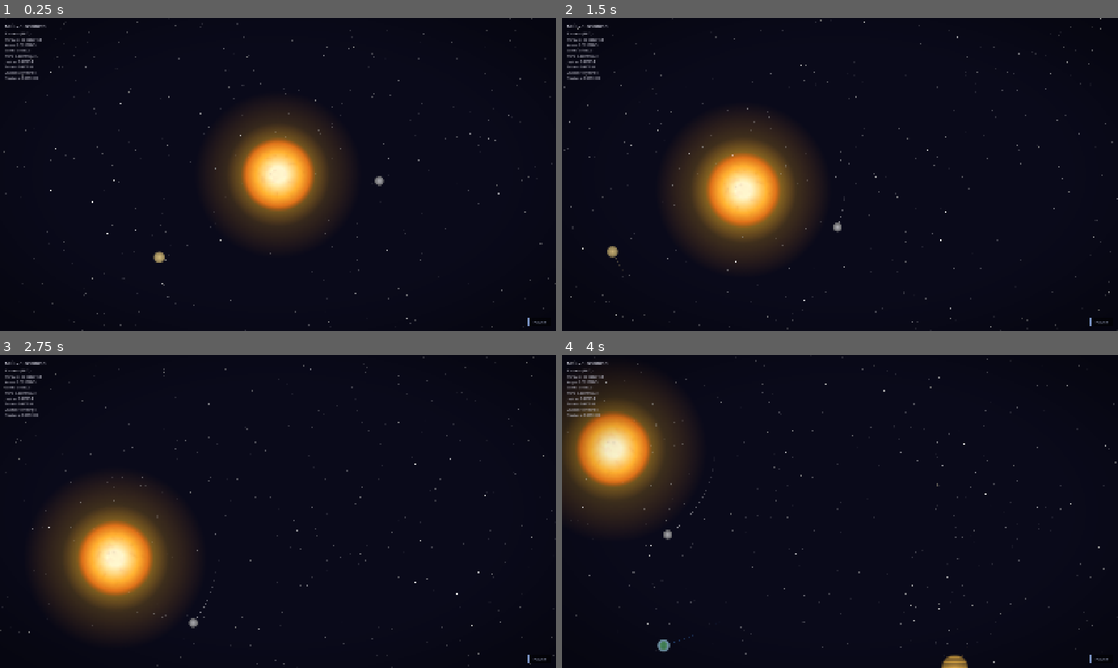
Above: before the commit, frames 1-4 (two rows, left to right).
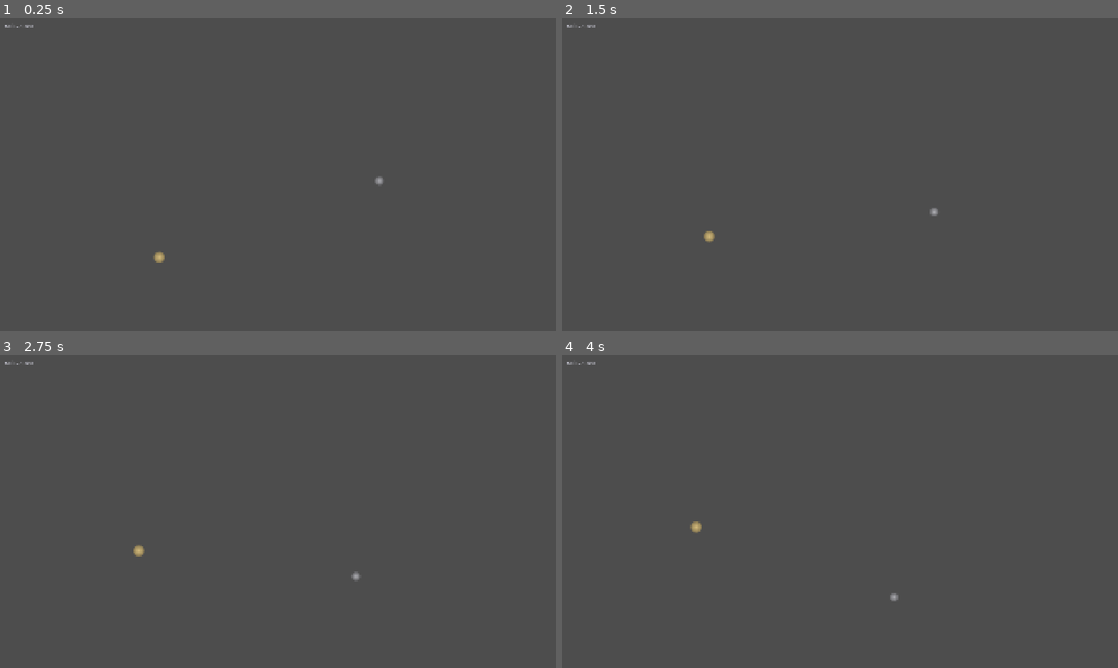
Above: after the commit, the same moments.

Repository: avantgardian/godot-space-idle
Game: Godot game, scene res://scenes/main.tscn
Same seed, same stepped clock (60 frames per second), same inputs: the game is played once before the commit and once after it.
Inputs (mouse positions are in pixels of both pictures, inside the frame that each line leads up to):
- Up to frame 1 (0.25 s): no input
- Up to frame 2 (1.5 s): tap Enter at 0.5 s; move the mouse to (962, 158) at 0.52 s; hold Right (ui_right) 0.53-1.25 s; tap L at 0.6 s; click (962, 158) at 0.67 s; drag from (728, 190) to (812, 237) at 1.27 s
- Up to frame 3 (2.75 s): move the mouse to (333, 442) at 2.02 s; hold Right (ui_right) from 2.03 s (still down); tap L at 2.1 s
- Up to frame 4 (4 s): release Right (ui_right) at 2.75 s; drag from (812, 574) to (673, 464) at 2.77 s; move the mouse to (1006, 558) at 3.52 s; hold Left (ui_left) from 3.53 s (still down); tap L at 3.6 s

The runs differ from the first frame. In frame 1, 100% of the frame differs, in the area x 0-100%, y 0-100%; in frame 2, 100%; in frame 3, 100%; in frame 4, 100%.
Error after the commit: Parse Error: Cannot infer the type of "t" variable because the value doesn't have a set type. (res://scripts/main.gd:666)

Commit message:
Add event log: collision messages in bottom-left corner with 60s fade-out

Diff:
--- a/scripts/main.gd
+++ b/scripts/main.gd
@@ -79,6 +79,7 @@
 	_setup_planet_mass_ui()
 	_setup_pause_button()
 	_setup_post_process()
+	_setup_event_log()
 
 func _setup_pause_button():
 	var btn := Button.new()
@@ -180,6 +181,33 @@
 func _trigger_impact_effects():
 	_ca_impact = min(_ca_impact + 0.008, 0.015)
 	_shake_intensity = min(_shake_intensity + 12.5, 40.0)
+
+func _setup_event_log():
+	var log := VBoxContainer.new()
+	log.name = "EventLog"
+	log.position = Vector2(16, SCREEN_SIZE.y - 300)
+	log.add_theme_constant_override("separation", 2)
+	$UI.add_child(log)
+
+func _body_name(body: Node2D) -> String:
+	var idx := _find_planet_idx(body)
+	return PLANET_NAMES[idx] if idx >= 0 else "Asteroid"
+
+func _log_event(msg: String):
+	var log := $UI.get_node_or_null("EventLog") as VBoxContainer
+	if not log:
+		return
+	var lbl := Label.new()
+	lbl.text = msg
+	lbl.add_theme_font_size_override("font_size", 11)
+	lbl.add_theme_color_override("font_color", Color(0.7, 0.75, 0.85, 1.0))
+	log.add_child(lbl)
+	log.move_child(lbl, 0)
+	_event_log_entries.append({ label = lbl, age = 0.0 })
+	while _event_log_entries.size() > MAX_LOG_ENTRIES:
+		var oldest := _event_log_entries[0]
+		_event_log_entries.remove_at(0)
+		oldest.label.queue_free()
 
 func _show_planet_popup(planet_node: Node2D):
 	_hide_planet_popup()
@@ -482,6 +510,9 @@
 var _post_process_mat: ShaderMaterial
 var _ca_impact: float = 0.0
 var _shake_intensity: float = 0.0
+var _event_log_entries: Array[Dictionary] = []
+const EVENT_LOG_DURATION := 60.0
+const MAX_LOG_ENTRIES := 30
 
 func _setup_camera():
 	var camera := $Camera2D as Camera2D
@@ -629,6 +660,16 @@
 		_shake_intensity = max(_shake_intensity - 15.0 * delta, 0.0)
 		camera.position += Vector2(randf_range(-1.0, 1.0), randf_range(-1.0, 1.0)) * _shake_intensity
 
+	for i in range(_event_log_entries.size() - 1, -1, -1):
+		var entry := _event_log_entries[i]
+		entry.age += delta
+		var t := entry.age / EVENT_LOG_DURATION
+		if t >= 1.0:
+			entry.label.queue_free()
+			_event_log_entries.remove_at(i)
+		else:
+			entry.label.modulate.a = 1.0 - ease(t, 0.5)
+
 func _update_star_parallax(camera: Camera2D):
 	var cam_pos := camera.position
 	var world_half := SCREEN_SIZE * 0.5 / camera.zoom.x
@@ -674,6 +715,8 @@
 	_collision_flash = max(_collision_flash, p.cf)
 	_spawn_impact_ring(p.cc, p.cw, p.cs, p.ct)
 	_trigger_impact_effects()
+	var p_idx := _find_planet_idx(p.node)
+	_log_event(PLANET_NAMES[p_idx] + " collided with the Sun")
 
 func _spawn_asteroid():
 	var a := Node2D.new()
@@ -689,6 +732,7 @@
 	_collision_flash = max(_collision_flash, 0.2)
 	_spawn_impact_ring(Color(1, 0.7, 0.3, 0.3), 1.5, 24, 0.4)
 	_trigger_impact_effects()
+	_log_event("Asteroid collided with the Sun")
 
 func _spawn_impact_ring(color: Color, width: float, segments: int, timer: float):
 	var ring := Line2D.new()
@@ -807,6 +851,7 @@
 						_planet_data[b_idx].destroyed_by = PLANET_NAMES[a_idx] if a_idx >= 0 else "???"
 					_disable_body(b)
 					_spawn_collision_effect(a.position.lerp(b.position, 0.5), b.mass, contact_r)
+					_log_event(_body_name(b) + " was destroyed by " + _body_name(a))
 				else:
 					var total: float = a.mass + b.mass
 					b._vel = (b._vel * b.mass + a._vel * a.mass) / total
@@ -817,6 +862,7 @@
 						_planet_data[a_idx].destroyed_by = PLANET_NAMES[b_idx] if b_idx >= 0 else "???"
 					_disable_body(a)
 					_spawn_collision_effect(a.position.lerp(b.position, 0.5), a.mass, contact_r)
+					_log_event(_body_name(a) + " was destroyed by " + _body_name(b))
 
 func _is_body_alive(body: Node2D) -> bool:
 	if body.get_script() == _ASTEROID_SCRIPT:
